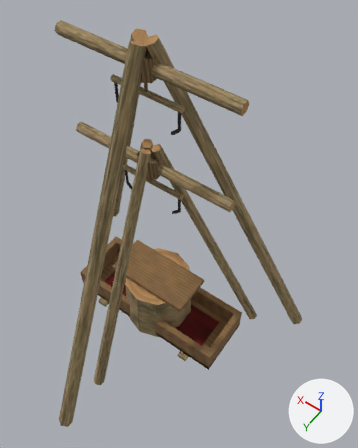
The glTF model apps/web/public/models/slaughter/slaughter.glb, before and after one commit.
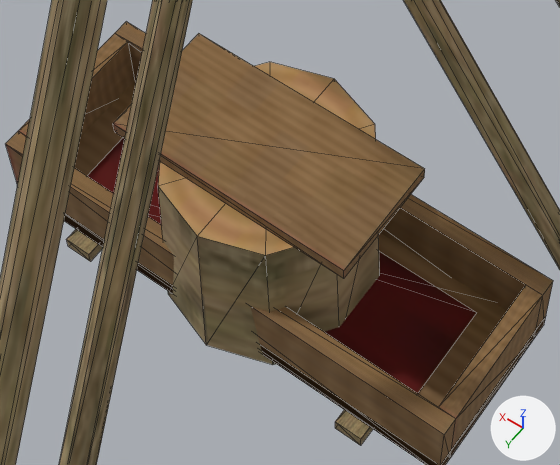
Each version appears first whole from a 50 mm camera at (-1.435, 1.704, 4.088) aimed at (-0.231, 0.018, 1.439), and next in a close-up on the part from 22% to 68% of the width and 51% to 82% of the height. Every picture has the same lights, and +X, +Y and +Z are marked at lower right. The first two pictures are the older version. The close-ups show mesh edges as thin lines. Vertices at exactly the same position are counted once.

The first close-up shows 'block', 'trestle-large', 'trestle-small', 'trough'.
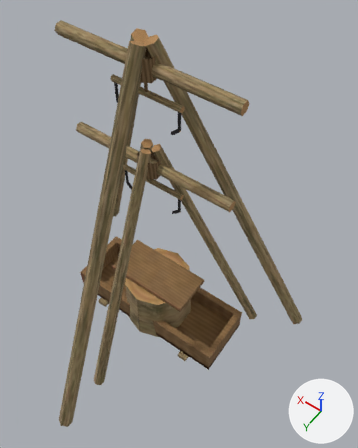
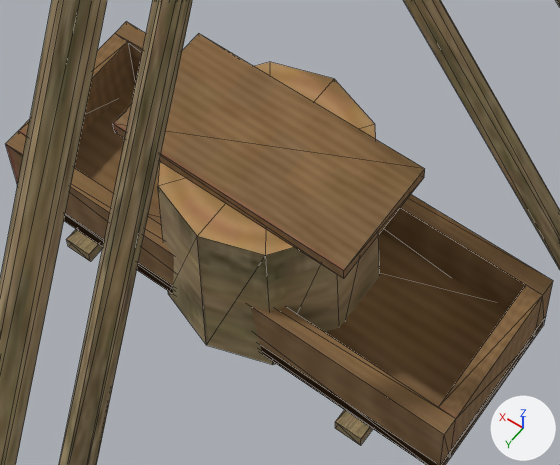
Edits to the bpy script that builds the scene:
```text
Change me_trough:
    used by ob_trough; location = (0.0, 0.0, 0.0)
    remove me_trough.from_pydata(...)  # 48 vertices, 86 faces; spans x -0.7..0.7, y -0.29..0.29, z 0.0..0.28
    add me_trough.from_pydata(...)  # 44 vertices, 84 faces; spans x -0.7..0.7, y -0.29..0.29, z 0.0..0.28
    me_trough part 1: the loose piece of 4 vertices spanning x -0.55..0.55, y -0.15..0.15, z 0.094 is deleted
```

Boxes [x1, y1, x2, y2] around the edits, measured in the close-ups (560 x 465 px):
part 1 of me_trough, deleted: before [87, 138, 477, 393]
